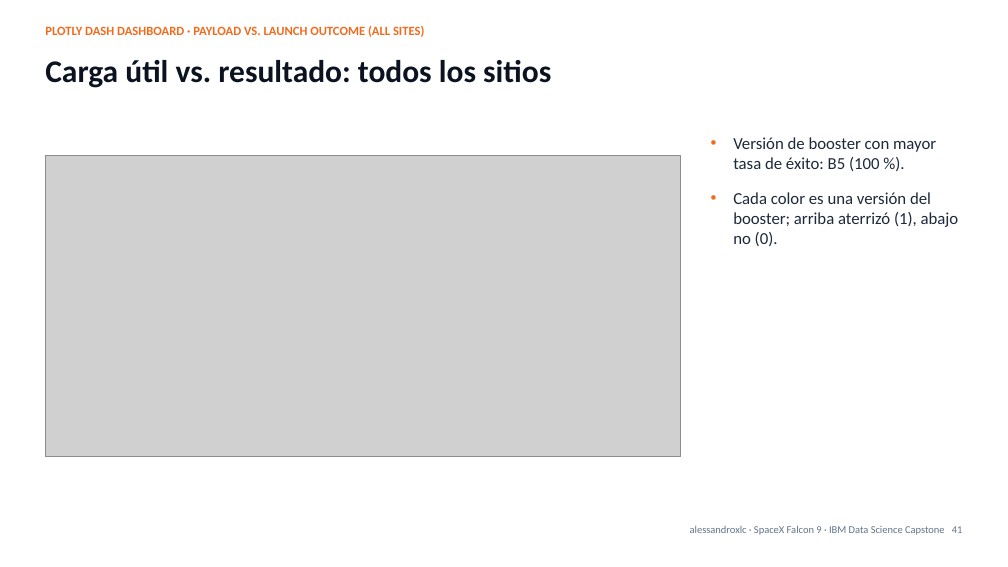
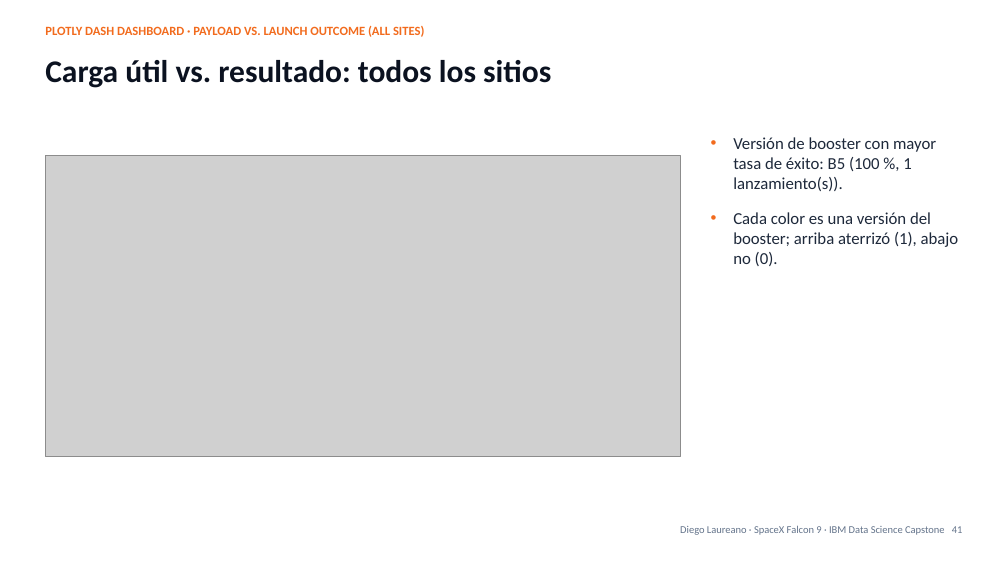
Before and after one commit to alessandroxlc/spacex-falcon9-capstone, a slide deck: slide 41 of presentation/SpaceX_Falcon9_Capstone.pptx. Drawn at 1008x567 pixels with LibreOffice and Linux fonts; fonts in the diff are those of the drawing; grey boxes stand for pictures. Boxes give left, top, right and bottom in pixels: in the first picture for what was removed or moved away, otherwise in the second. Text is boxed around its words. In the diff, an @@ line names an element or a change of style, - is before the commit and + after.

```diff
--- a/presentation/SpaceX_Falcon9_Capstone.pptx
+++ b/presentation/SpaceX_Falcon9_Capstone.pptx
@@ text at [733, 137, 936, 191]: text changed @@
-• Versión de booster con mayor tasa de éxito: B5 (100 %).
+• Versión de booster con mayor tasa de éxito: B5 (100 %, 1 lanzamiento(s)).
@@ text at [680, 525, 963, 535]: text changed @@
-alessandroxlc · SpaceX Falcon 9 · IBM Data Science Capstone 41
+Diego Laureano · SpaceX Falcon 9 · IBM Data Science Capstone 41
```
Also in this commit, not shown: 42 other slides changed, 4 other files.
